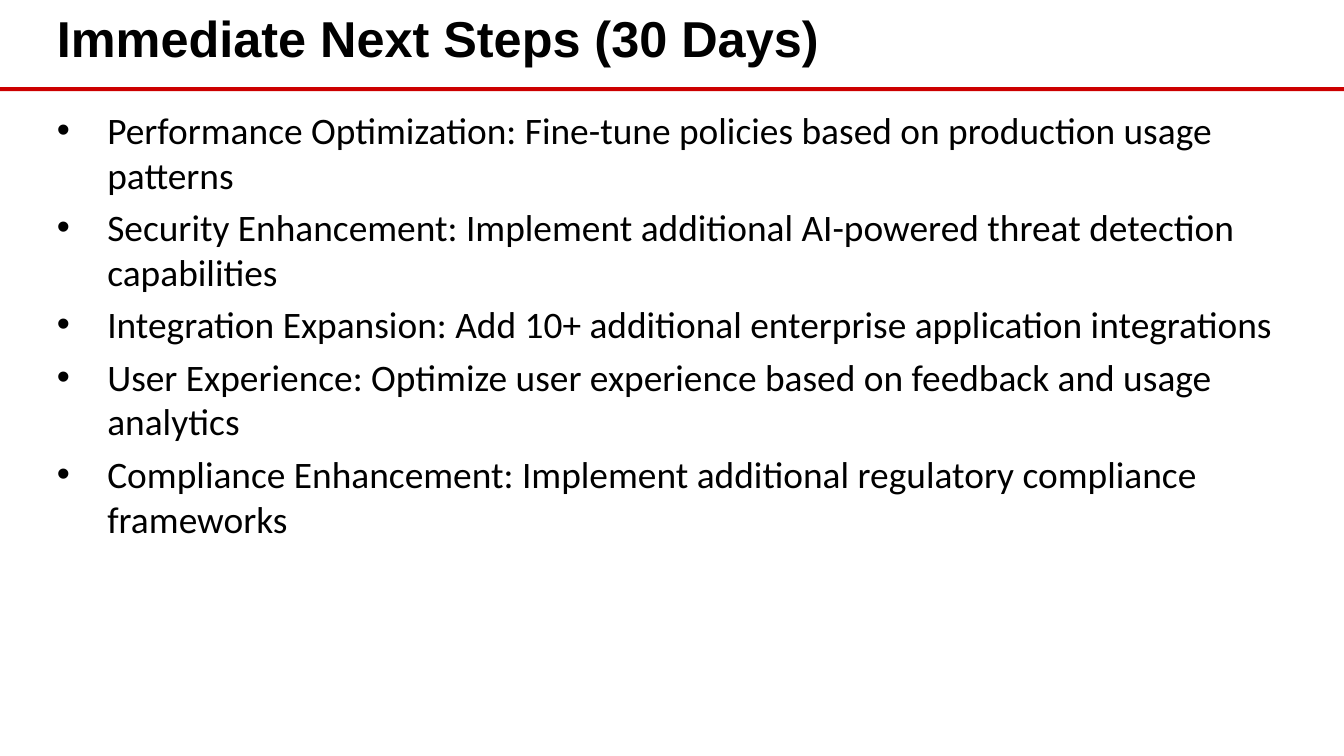
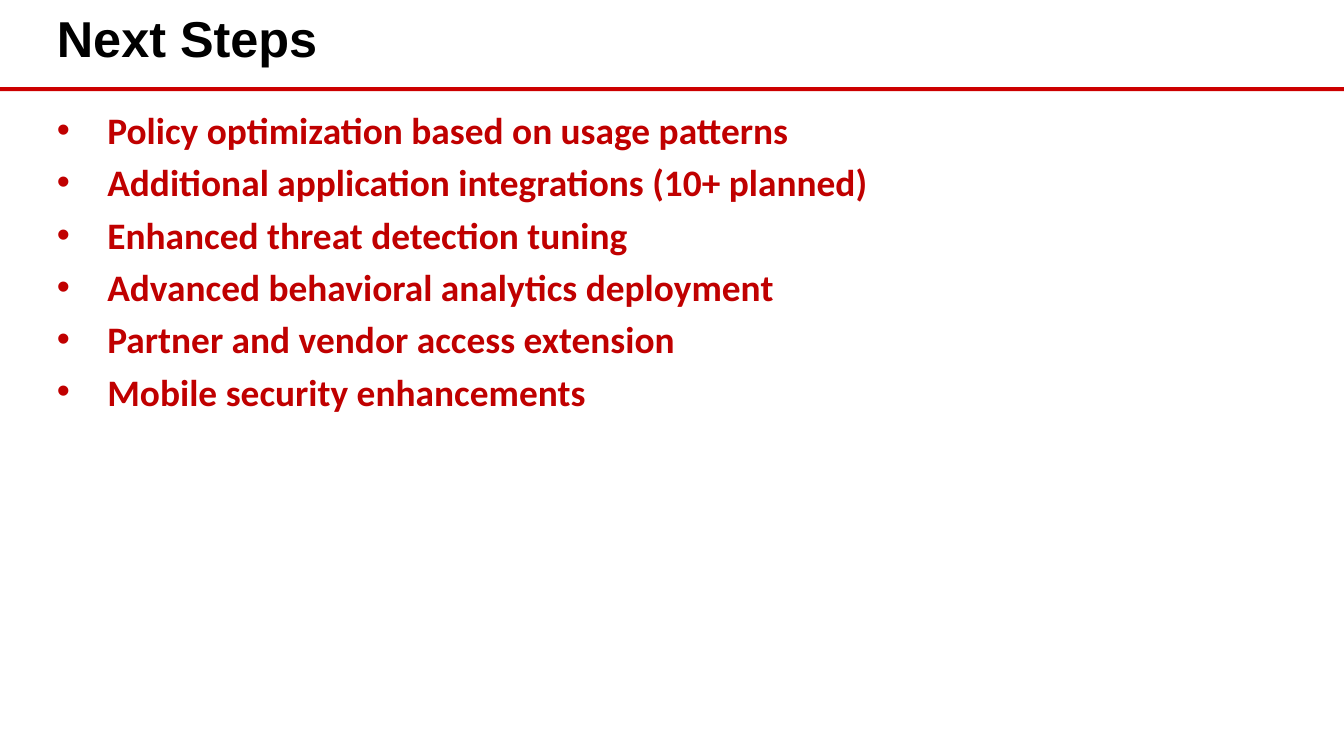
Before and after one commit to eoframework/solutions, a slide deck: slide 9 of solutions/cisco/cyber-security/secure-access/delivery/closeout-presentation.pptx (slide 30 before the commit). Drawn at 1344x756 pixels with LibreOffice and Linux fonts; fonts in the diff are those of the drawing; background and template pictures are left out. Boxes give left, top, right and bottom in pixels: in the first picture for what was removed or moved away, otherwise in the second. Text is boxed around its words. In the diff, an @@ line names an element or a change of style, - is before the commit and + after.

Commit message:
Refactor cisco/cyber-security/secure-access delivery artifacts to EO Framework standards
- Updated closeout-presentation.md with proper slide format
  - Zero trust architecture: Duo, Umbrella, ISE, AnyConnect, SecureX
  - 2,500 users protected with 99% threat detection
  - 270% ROI, $450K annual VPN savings

- Created comprehensive project-plan.csv with 4 sections
  - Timeline: 36 tasks across Discovery through Closure phases
  - Milestones: 6 key milestones (Design, Platform, Integration, Testing, Go-Live, Hypercare)
  - RACI Matrix: 20 activities with PM, SecArch, SecEng roles
  - Communications: 11 meeting types for project governance

- Created solution-specific configuration.csv
  - Cisco Duo parameters (API, policies, device trust)
  - Cisco Umbrella settings (DNS, SWG, roaming client)
  - Cisco ISE configuration (PAN, PSN, RADIUS, posture)
  - Cisco AnyConnect settings (headend, profiles)
  - Cisco SecureX integration parameters
  - Active Directory and SAML/SSO settings
  - SIEM and monitoring configuration

- Created test-plan.csv with 3 sections
  - Functional: 14 tests (MFA, DNS protection, NAC, VPN, SSO)
  - Non-Functional: 14 tests (performance, reliability, security, compliance)
  - UAT: 10 tests (enrollment, authentication, remote access)

- Created detailed-design.md with required sections
  - Zero trust architecture with 5 Cisco security platforms
  - Security & Compliance with SOC 2, HIPAA mappings
  - Data Architecture for security event flows
  - Integration Design for AD, SAML, SIEM

- Created implementation-guide.md with Infrastructure Deployment phases
  - Phase 1: Networking (DNS, firewall, RADIUS)
  - Phase 2: Security (Duo, Umbrella, ISE deployment)
  - Phase 3: Compute (ISE cluster, auth proxy HA)
  - Phase 4: Monitoring (SecureX, SIEM integration)
  - User enrollment waves for 2,500 users

All 6 documents validated and generated successfully.

```diff
--- a/solutions/cisco/cyber-security/secure-access/delivery/closeout-presentation.pptx
+++ b/solutions/cisco/cyber-security/secure-access/delivery/closeout-presentation.pptx
@@ text at [57,21,317,66]: text changed @@
-Immediate Next Steps (30 Days)
+Next Steps
@@ text at [107,117,867,412]: text changed; text colour #000000 to #C00000; bold on @@
-• Performance Optimization: Fine-tune policies based on production usage patterns
-• Security Enhancement: Implement additional AI-powered threat detection capabilities
-• Integration Expansion: Add 10+ additional enterprise application integrations
-• User Experience: Optimize user experience based on feedback and usage analytics
-• Compliance Enhancement: Implement additional regulatory compliance frameworks
+• Policy optimization based on usage patterns
+• Additional application integrations (10+ planned)
+• Enhanced threat detection tuning
+• Advanced behavioral analytics deployment
+• Partner and vendor access extension
+• Mobile security enhancements
```
Also in this commit, not shown: 3 other slides changed, 5 slides added, 28 slides removed, 15 other files.
